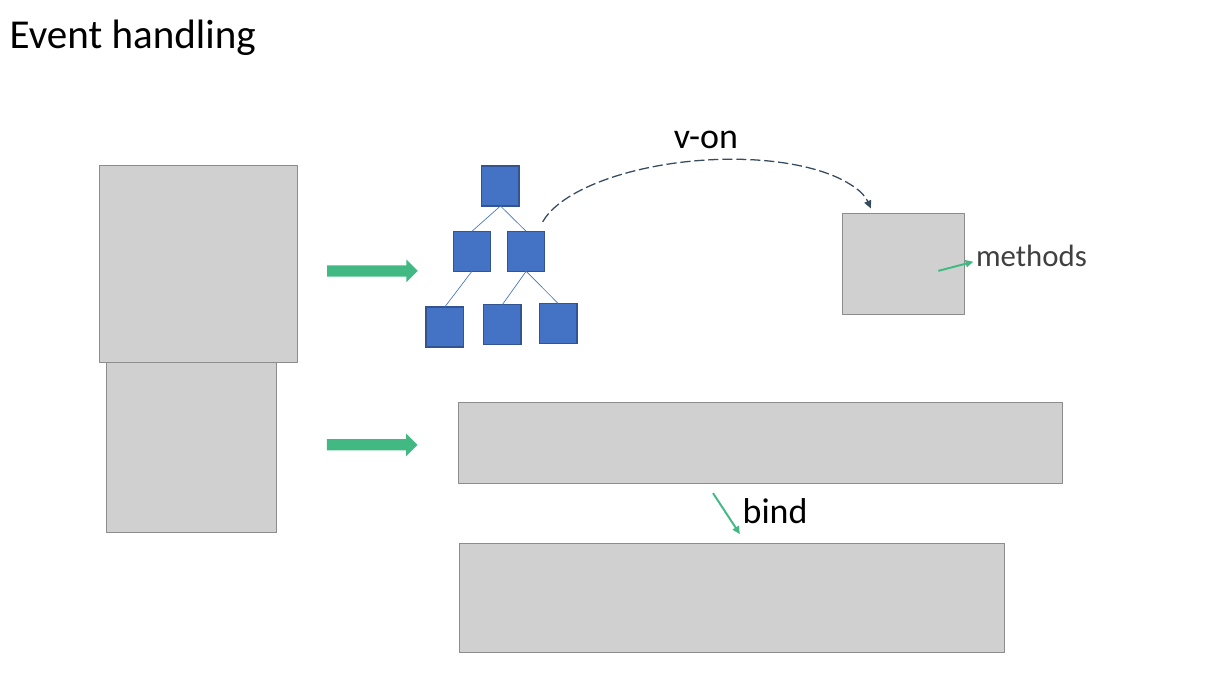
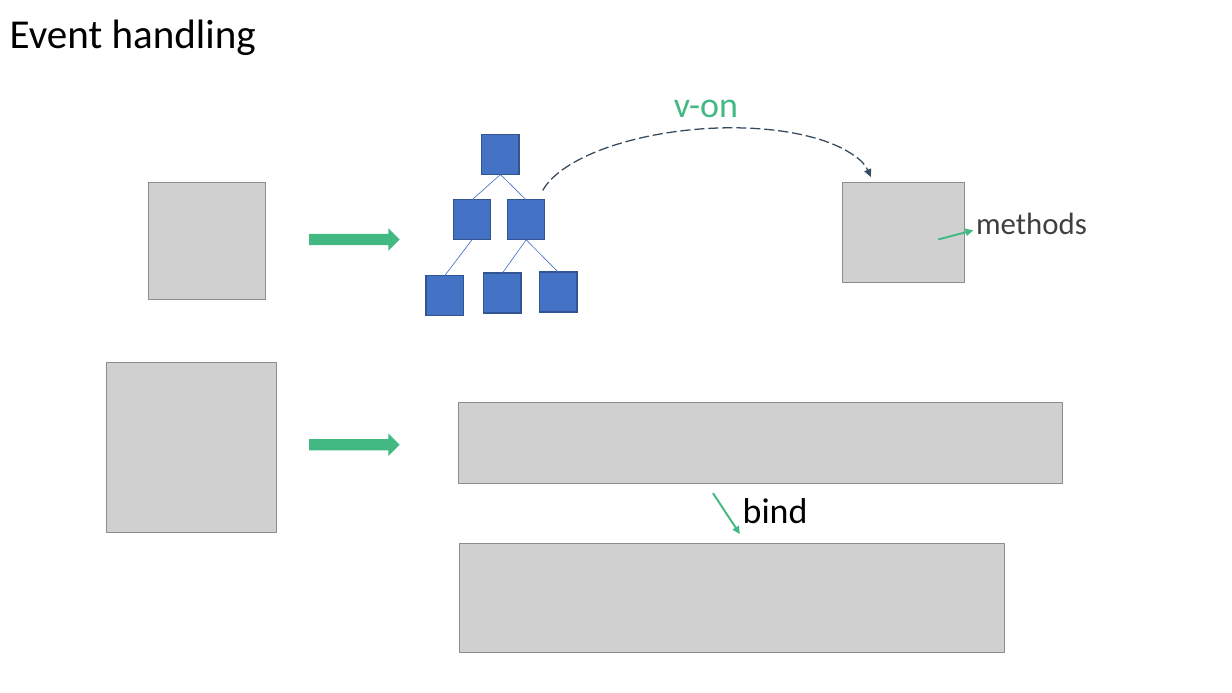
Before and after one commit to trancongduynguyen1997/sample-todo, a slide deck: slide 22 of VueJS Presentation.pptx (slide 21 before the commit). Drawn at 1232x693 pixels with LibreOffice and Linux fonts; fonts in the diff are those of the drawing; grey boxes stand for pictures. Boxes give left, top, right and bottom in pixels: in the first picture for what was removed or moved away, otherwise in the second. Text is boxed around its words. In the diff, an @@ line names an element or a change of style, - is before the commit and + after.

```diff
--- a/VueJS Presentation.pptx
+++ b/VueJS Presentation.pptx
@@ text "v-on" at [674,99,738,118]: text colour #000000 to #42B983 @@
@@ picture: place and size @@
-picture at [100,165,298,363]
+picture at [148,182,265,299]
@@ left arrow: place and size @@
-left arrow at [327,260,418,282]
+left arrow at [310,228,400,250]
@@ 6 rectangles, 5 lines, 2 texts, 1 picture, 1 arc (boxed as its full ellipse), 1 arrow: place and size @@
-6 rectangles, 5 lines, 2 texts, 1 picture, 1 arc (boxed as its full ellipse), 1 arrow at [426,130,1087,347]
+6 rectangles, 5 lines, 2 texts, 1 picture, 1 arc (boxed as its full ellipse), 1 arrow at [426,99,1087,315]
@@ left arrow: place and size @@
-left arrow at [327,433,418,456]
+left arrow at [310,433,400,456]
```
Also in this commit, not shown: 23 other slides changed, 3 slides added, 2 slides removed, 1 other file.
